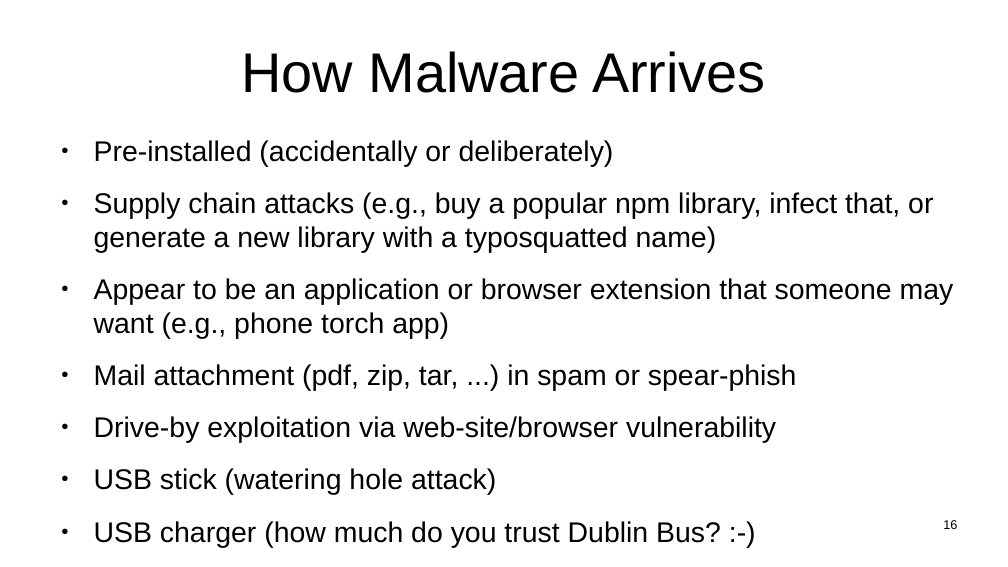
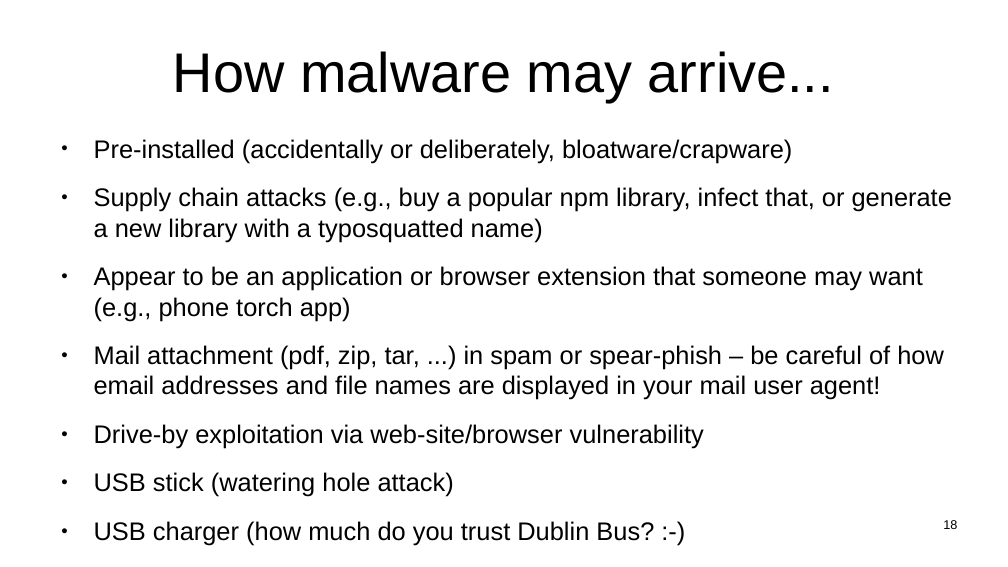
Before and after one commit to sftcd/witidtm, a slide deck: slide 18 of lectures/150-machines.odp (slide 16 before the commit). Drawn at 1008x567 pixels with LibreOffice and Linux fonts; fonts in the diff are those of the drawing. Boxes give left, top, right and bottom in pixels: in the first picture for what was removed or moved away, otherwise in the second. Text is boxed around its words. In the diff, an @@ line names an element or a change of style, - is before the commit and + after.

```diff
--- a/lectures/150-machines.odp
+++ b/lectures/150-machines.odp
@@ title at (173, 51, 834, 102): text changed @@
-How Malware Arrives
+How malware may arrive...
@@ text at (94, 139, 792, 163): text changed; size 22.4 to 20 pt @@
-● Pre-installed (accidentally or deliberately)
+● Pre-installed (accidentally or deliberately, bloatware/crapware)
@@ text at (94, 187, 952, 545): size 22.4 to 20 pt in "Supply chain attacks (e.g., buy a popular ...", "Appear to be an application or browser ...", "Drive-by exploitation via web-site/browser vulnerability", "USB stick (watering hole attack)" and 1 more places @@
@@ text at (94, 345, 944, 400): text changed; size 22.4 to 20 pt @@
-● Mail attachment (pdf, zip, tar, ...) in spam or spear-phish
+● Mail attachment (pdf, zip, tar, ...) in spam or spear-phish – be careful of how email addresses and file names are displayed in your mail user agent!
```
Also in this commit, not shown: 2 other slides changed, 2 slides added, 3 other files.
